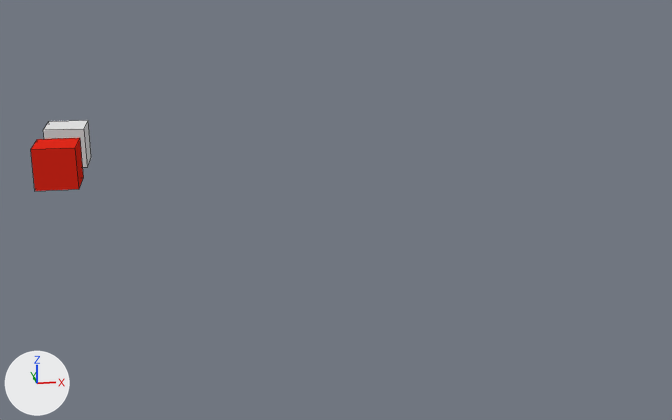
Before and after pictures for a commit that changed the Blender file samples/unittest/xbuf_unittest.blend.
Before and after are seen from a 50 mm camera at (6.6, -28.2, 11.4) aimed at (12.3, 9.4, -0.8). Every picture has the same lights, and +X, +Y and +Z are marked at lower left. Mesh edges are drawn as thin lines. The same objects are shown in both versions, whatever each file hides.
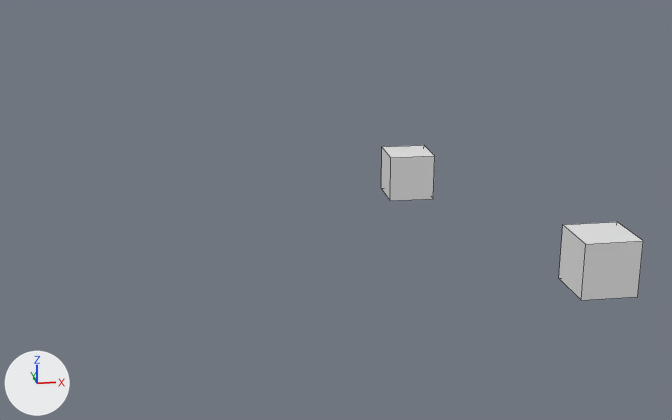
Location of each change, [x1, y1, x2, y2] in pixels of the pictures (672 x 420 px):
'Cube.001', reshaped, moved (57% wider, 46% taller): before [31, 138, 84, 191]; after [559, 222, 643, 300]
'Cube.002', moved: before [43, 120, 91, 167]; after [381, 145, 435, 201]

The change in detail:
Mesh me_cube_018 is new.
It is a copy of me_cube.
Object 'Cube.002' (ob_cube_002) moves from (0.0, 20.0, 0.0) to (16.0, 12.0, 0.0).
Object 'Cube.001' (ob_cube_001) now shows me_cube_018 instead of me_cube_008.
Object 'Cube.001' (ob_cube_001) moves from (0.0, 16.0, 0.0) to (20.0, 0.0, 0.0).
